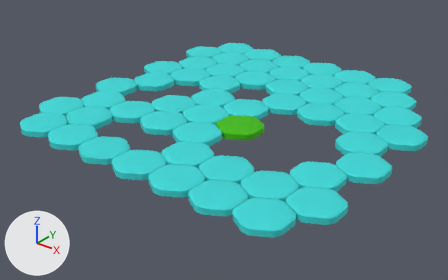
One commit to the FBX model Assets/Location/Cell.fbx: the scene before it, then after it.
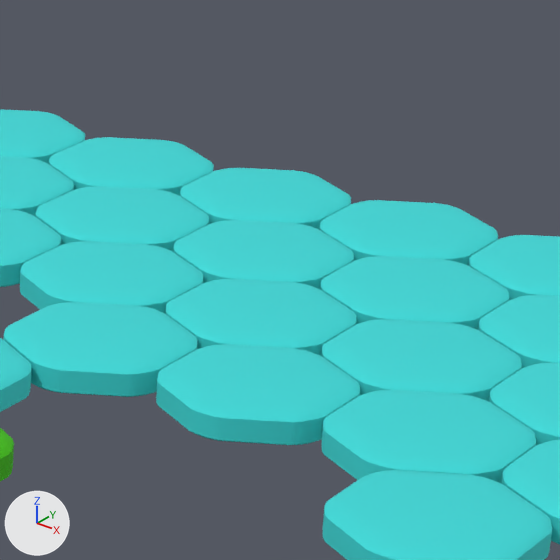
There are two pictures of each version: one whole from a 50 mm camera at (48.0, -4.3, 45.2) aimed at (-1.2, 57.3, 7.0), one close up on the part from 58% to 87% of the width and 9% to 54% of the height. Arrows for +X, +Y and +Z are at lower left; the lights stay in place. Where no turn or scale is listed for an object, it has been applied to the vertices.

Before the edit, the objects in view are built like this:
```python
me_cylinder_003 = bpy.data.meshes.new('Cylinder.003')
me_cylinder_003.from_pydata(...)  # 7776 vertices, 7884 faces; spans x -23.9..23.9, y -24.1..24.0, z -0.6..0.6
# faces by material slot: [7738, 146]
me_cylinder_003.materials.append(mat_туман_войны)  # cyan #3ad8d8
me_cylinder_003.materials.append(mat_обнаружен)  # green #42bd00
ob_cylinder_002 = bpy.data.objects.new('Cylinder.002', me_cylinder_003)
ob_cylinder_002.location = (0.0, 60.62, 10.83)
```
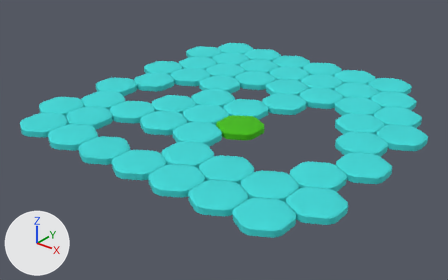
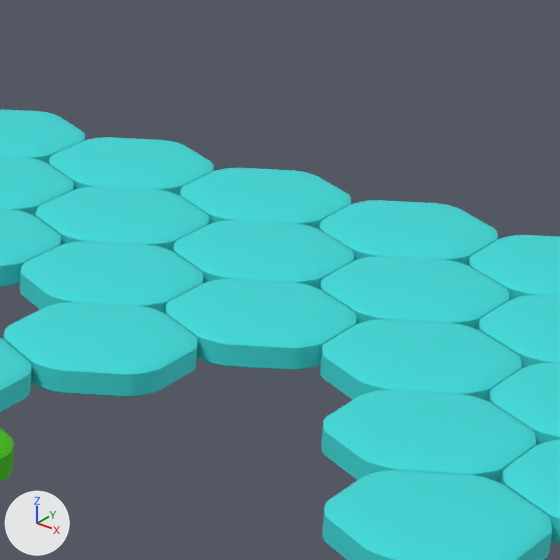
The newer file is also turned or shifted as a whole; pictures and numbers use the older file's frame.

Changed parts and their boxes [x1, y1, x2, y2] in the close-ups (560 x 560 px):
```json
{"part": 1, "of": "me_cylinder_003", "change": "cut back", "before": [156, 339, 371, 445], "after": [215, 339, 371, 421]}
```

The change, as JSON lines over the scene's bpy script:
```json
{"block": "me_cylinder_003", "where": "# used by ob_cylinder_002; location = (0.0, 60.62, 10.83)"}
{"op": "remove", "block": "me_cylinder_003", "code": "me_cylinder_003.from_pydata(...)  # 7776 vertices, 7884 faces; spans x -23.9..23.9, y -24.1..24.0, z -0.6..0.6"}
{"op": "add", "block": "me_cylinder_003", "code": "me_cylinder_003.from_pydata(...)  # 7632 vertices, 7738 faces; spans x -23.9..23.9, y -24.1..24.0, z -0.6..0.6"}
{"block": "me_cylinder_003", "change": "me_cylinder_003 part 1"}
{"block": "me_cylinder_003", "change": "144 vertices are removed from x 6.0..12.0, y 2.1..8.4, z -0.6..0.6"}
{"block": "me_cylinder_003", "change": "167 faces are deleted"}
{"block": "me_cylinder_003", "change": "21 new faces join them, mat_туман_войны (cyan #3ad8d8)"}
```
